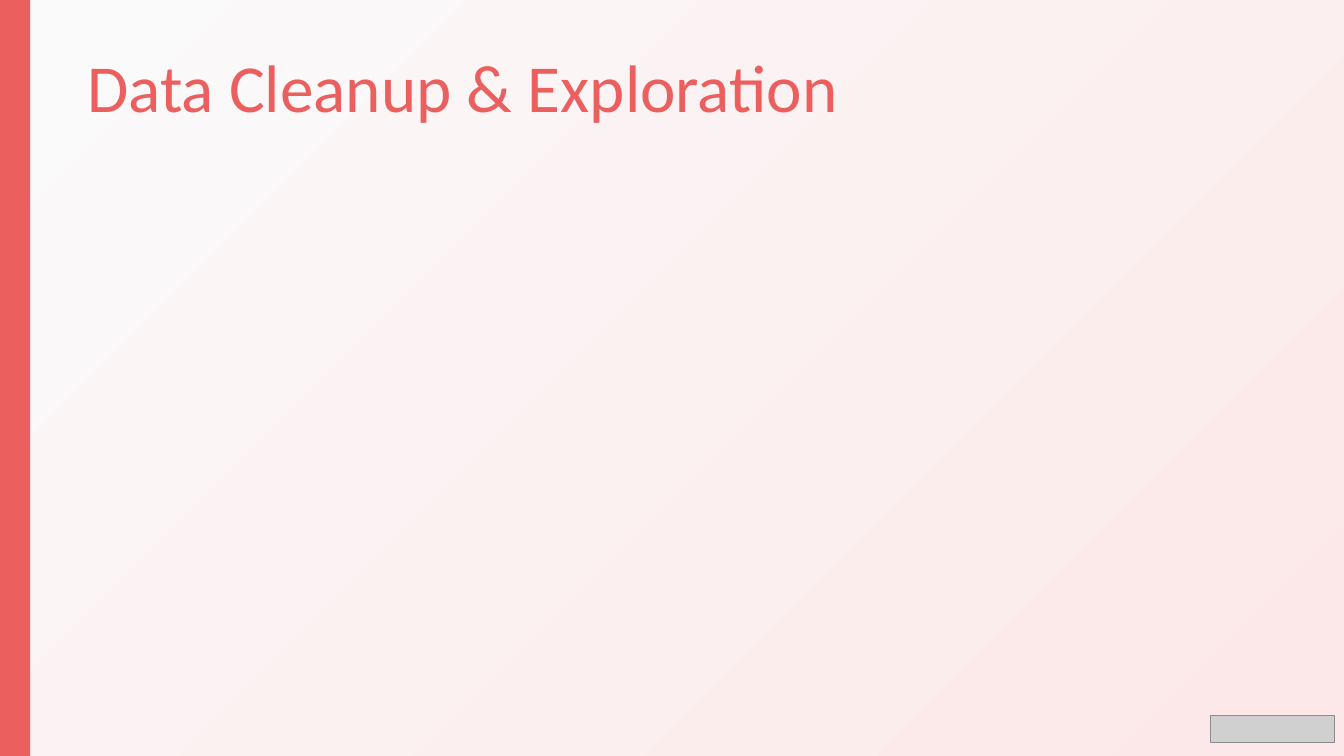
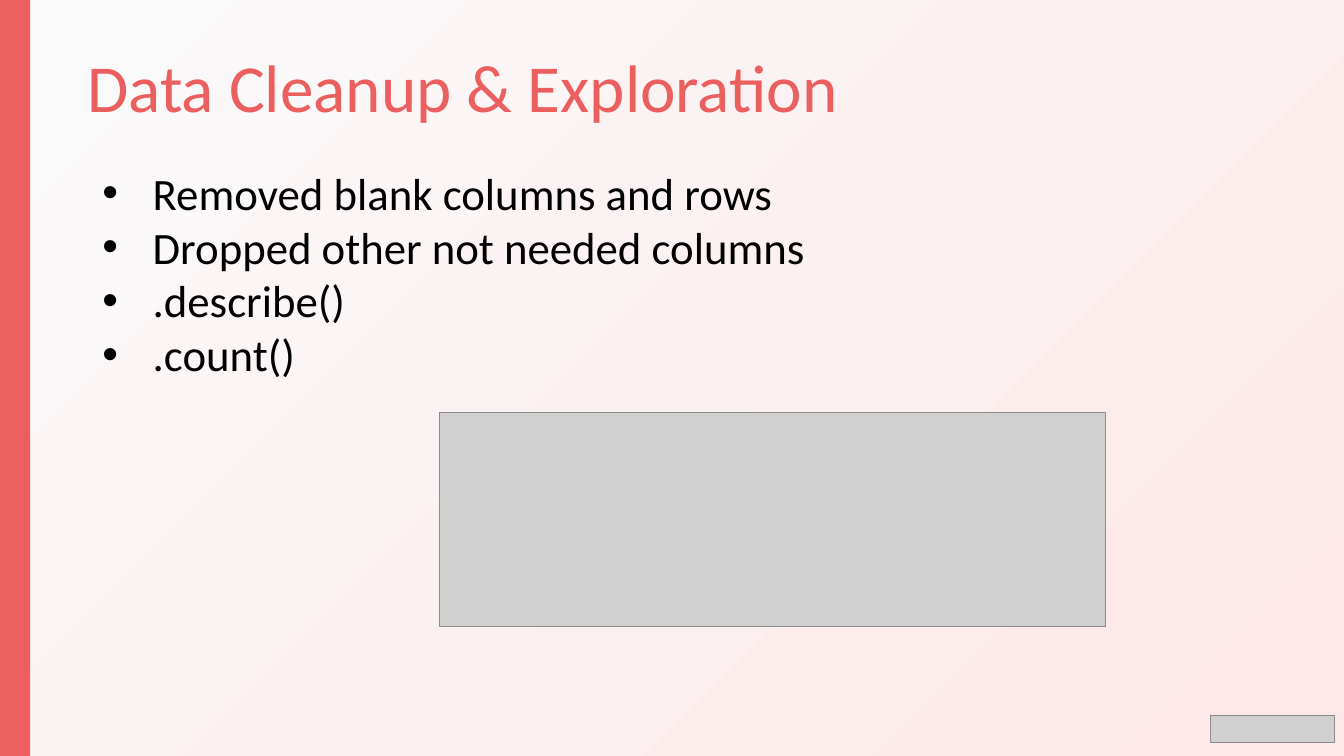
Before and after one commit to RoseMurugi/Airbnb-Analytics, a slide deck: slide 5 of Final Project/airbnb.pptx. Drawn at 1344x756 pixels with LibreOffice and Linux fonts; fonts in the diff are those of the drawing; grey boxes stand for pictures. Boxes give left, top, right and bottom in pixels: in the first picture for what was removed or moved away, otherwise in the second. Text is boxed around its words. In the diff, an @@ line names an element or a change of style, - is before the commit and + after.

Commit message:
update powerpoint

```diff
--- a/Final Project/airbnb.pptx
+++ b/Final Project/airbnb.pptx
@@ text added at bbox=[153, 179, 805, 377], 32 pt, text #000000 @@
+• Removed blank columns and rows
+• Dropped other not needed columns
+• .describe()
+• .count()
@@ picture added at bbox=[441, 413, 1107, 627] @@
```
Also in this commit, not shown: 3 other slides changed, 6 slides added, 8 slides removed.
